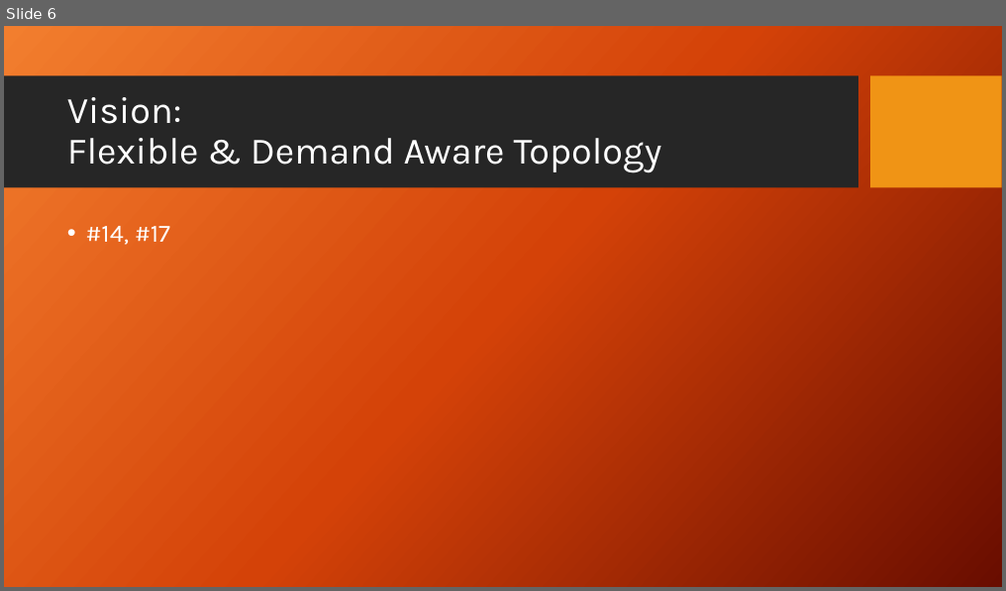
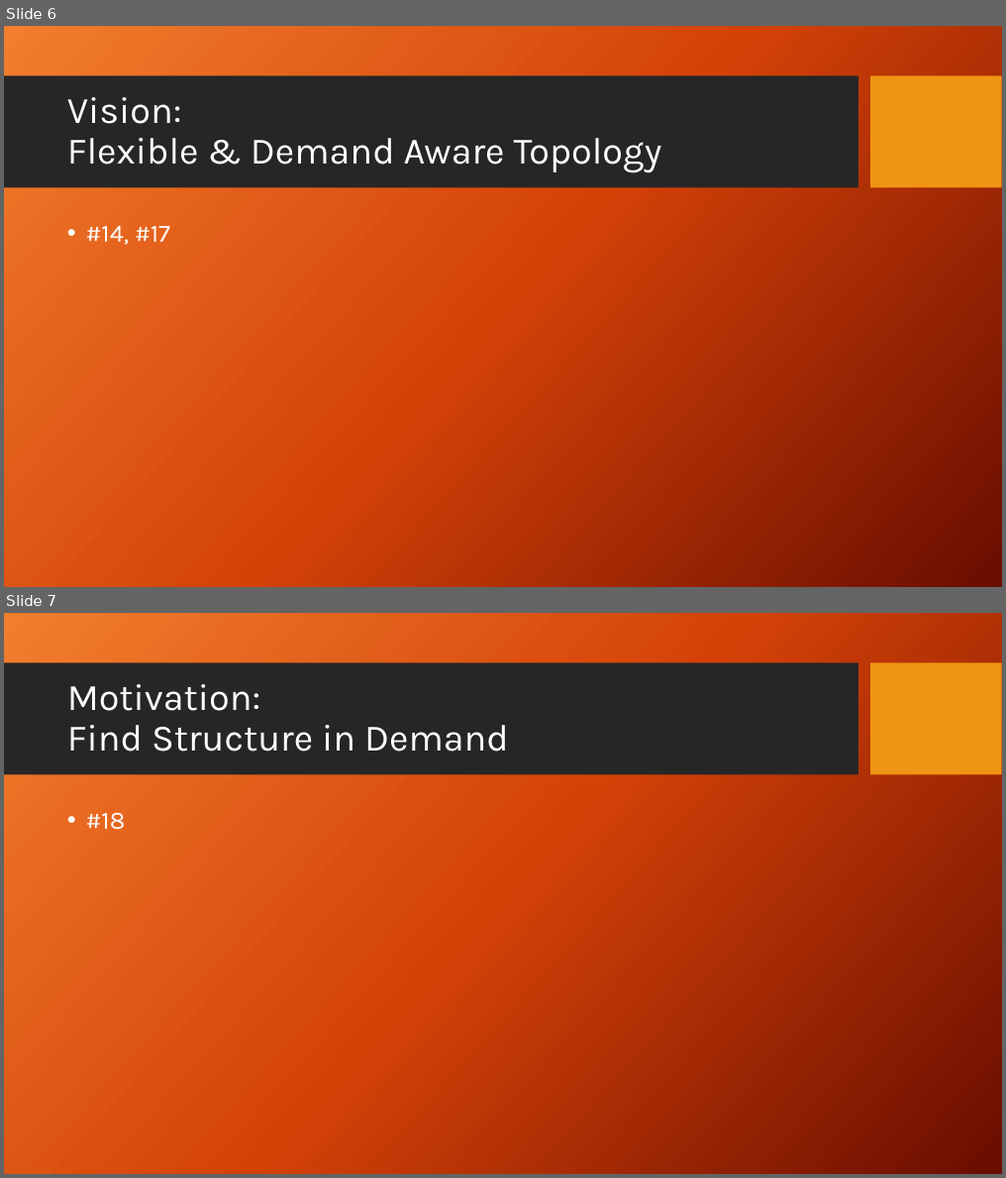
Before and after one commit to subhrendu1987/Presentations, a slide deck: ReadingGroup/ReadingGroup-AdjustNet.pptx. Shown one above the other, each under a label of ours: slide 6 before the commit, slides 6 and 7 after it. The pictures are 1006x591 and 1006x1178 pixels, drawn with LibreOffice and Linux fonts; fonts in the diff are those of the drawing; background and template pictures are left out. Boxes give left, top, right and bottom in pixels: in the first picture for what was removed or moved away, otherwise in the second. Text is boxed around its words. In the diff, an @@ line names an element or a change of style, - is before the commit and + after.

```diff
--- a/ReadingGroup/ReadingGroup-AdjustNet.pptx
+++ b/ReadingGroup/ReadingGroup-AdjustNet.pptx
@@ slide 7 added at [4, 613, 1002, 1174], background picture (left out); not listed: 2 template elements that a slide beside it also shows @@
@@ title added at [67, 684, 509, 752], 36 pt, text #FFFFFF @@
+Motivation:
+Find Structure in Demand
@@ text added at [86, 813, 126, 830], 24 pt, text #FFFFFF @@
+• #18
```
Also in this commit, not shown: 1 slide changed, 7 other slides added, 1 slide removed.
